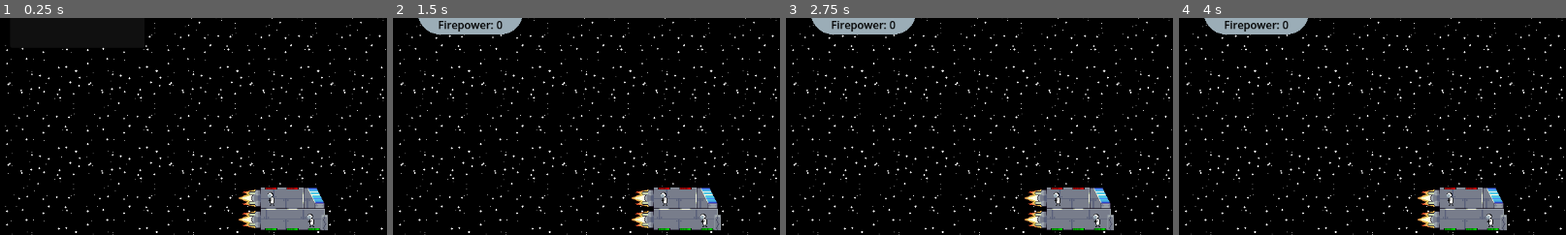
Above: before the commit, frames 1-4 (left to right).
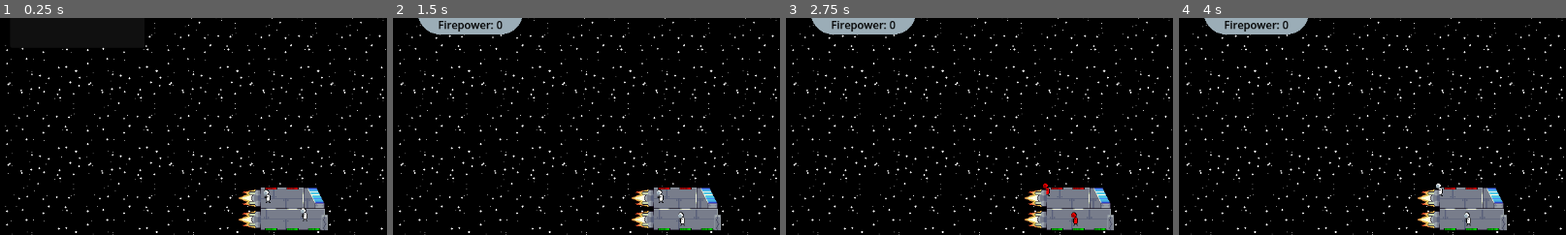
Above: after the commit, the same moments.

Repository: TreadTheDawnGames/GodotWildJam81
Game: Godot game, scene res://game.tscn
Same seed, same stepped clock (60 frames per second), same inputs: the game is played once before the commit and once after it. The engine's default icon, where the game draws it, is replaced by a stand-in: a white triangle on a blue panel in a dark square.
Inputs (mouse positions are % of the whole screen's width and height, from its top left):
- Up to frame 1 (0.25 s): no input
- Up to frame 2 (1.5 s): tap Enter at 0.5 s; drag from (38, 56) to (85, 34) at 0.52 s; tap Space at 1.25 s; drag from (41, 51) to (85, 34) at 1.27 s
- Up to frame 3 (2.75 s): tap Enter at 2 s; move the mouse to (38, 51) at 2.02 s; press the mouse at (38, 51) at 2.03 s; hold D (shipRIGHT) from 2.03 s (still down)
- Up to frame 4 (4 s): release D (shipRIGHT) at 2.75 s; release the mouse at (38, 51) at 2.75 s; tap Space at 2.75 s; drag from (35, 51) to (88, 34) at 2.77 s; tap Enter at 3.5 s; drag from (35, 56) to (86, 57) at 3.52 s
The pictures show only the part of the screen within x 0-50%, y 9-59%; the shares and areas given below are measured in that part.

The runs differ from the first frame. In frame 1, 0.3% of the frame differs, in the area x 68-82%, y 79-97%; in frame 2, 0.3%; in frame 3, 0.3%, in the area x 66-82%, y 75-97%; in frame 4, 0.3%.

Commit message:
crewmates can move

Diff:
--- a/Scenes/Objects/CrewmateStates/idle.gd
+++ b/Scenes/Objects/CrewmateStates/idle.gd
@@ -2,9 +2,11 @@
 
 
 func _state_process(_delta: float) -> Dictionary:
-	if crewmate.navpoints:
-		return {
-			"new_state": "Walk",
-			"path": crewmate.create_path(crewmate.get_next_target())
-		}
-	return {}
+	var path = crewmate.create_path(crewmate.get_next_target())
+	if path.is_empty():
+		return {}
+
+	return {
+		"new_state": "Walk",
+		"path": crewmate.create_path(crewmate.get_next_target())
+	}
--- a/Scenes/Objects/crewmate.gd
+++ b/Scenes/Objects/crewmate.gd
@@ -42,13 +42,16 @@
 
 
 func get_next_target() -> Vector2:
-	var c: Node2D = navpoints.get_child(randi_range(0, navpoints.get_child_count()-1))
-	return c.position
+	var s = navigation_tilemap.positionIndexedChildren.size()
+	if s > 0:
+		var v = navigation_tilemap.positionIndexedChildren.keys()[randi_range(0, s-1)]
+		return navigation_tilemap.map_to_local(v)
+	return position
 
 
 func create_path(target: Vector2) -> Array[Vector2]:
-	var from: Vector2i = navigation_tilemap.local_to_map(navigation_tilemap.to_local(position))
-	var to: Vector2i = navigation_tilemap.local_to_map(navigation_tilemap.to_local(target))
+	var from: Vector2i = navigation_tilemap.local_to_map(position)
+	var to: Vector2i = navigation_tilemap.local_to_map(target)
 	var arr: Array[Vector2i] = _pathfinding(from, to)
 	var path: Array[Vector2]
 	for i: Vector2i in arr:
@@ -60,23 +63,23 @@
 ### Depth-First Search ahh pathfinding
 #
 func _pathfinding(from: Vector2i, to: Vector2i) -> Array[Vector2i]:
-	if (navigation_tilemap.get_cell_source_id(from) < 0):
-		return []
+	if !navigation_tilemap.positionIndexedChildren.has(from):
+		return[]
 
 	# Prepare the stack
 	var path: Array[Vector2i]
 	var stack: Array[Vector2i]
-	var con_cell: ConnectionCell
+	var con_cell: ConnectionCell = null
 	stack.push_back(from)
 
 	# A function that determines whether a given cell is accessible
-	var filter_connected_rooms = func(i: Vector2i) -> bool:
+	var filter_connected_rooms = func(c: Cell, i: Vector2i) -> bool:
 		var neighbor: ConnectionCell = navigation_tilemap.positionIndexedChildren[i]
 		if neighbor is ConnectionCell:
-			return con_cell.CanConnectTo(ConnectionCell.Direction.North, neighbor) || \
-			con_cell.CanConnectTo(ConnectionCell.Direction.South, neighbor) || \
-			con_cell.CanConnectTo(ConnectionCell.Direction.East, neighbor) || \
-			con_cell.CanConnectTo(ConnectionCell.Direction.West, neighbor)
+			return c.CanConnectTo(ConnectionCell.Direction.North, neighbor) || \
+			c.CanConnectTo(ConnectionCell.Direction.South, neighbor) || \
+			c.CanConnectTo(ConnectionCell.Direction.East, neighbor) || \
+			c.CanConnectTo(ConnectionCell.Direction.West, neighbor)
 		return true
 
 	var prioritize_branches = func(a: Vector2i, b: Vector2i) -> bool:
@@ -85,19 +88,19 @@
 	# Recursively find a path
 	while !stack.is_empty():
 		var v: Vector2i = stack.pop_back()
-		con_cell = navigation_tilemap.positionIndexedChildren[v]
-		path.push_back(v)	# Gets added to the line
-		if v == to:
-			path.pop_front()
-			return path;
+		if navigation_tilemap.positionIndexedChildren.has(v):
+			con_cell = navigation_tilemap.positionIndexedChildren[v]
+			path.push_back(v)	# Gets added to the line
+			if v == to:
+				path.pop_front()
+				return path;
 
-		# Push any of the unvisited cells into the node
-		var surround: Array[Vector2i] = navigation_tilemap.get_surrounding_cells(v)
-		var accessible: Array[Vector2i] = surround.filter(func(i): return navigation_tilemap.get_cell_source_id(i) >= 0 && !path.has(i))
-		var filtered: Array[Vector2i] = accessible.filter(filter_connected_rooms)
-		filtered.sort_custom(prioritize_branches)
-		if !filtered.is_empty():
-			filtered.all(func(i): stack.push_back(i); return true)
+			# Push any of the unvisited cells into the node
+			var surround: Array[Vector2i] = con_cell.GetNeighborCells()
+			var filtered: Array[Vector2i] = surround.filter(func(i): return filter_connected_rooms.call(con_cell, i))
+			filtered.sort_custom(prioritize_branches)
+			if !filtered.is_empty():
+				filtered.all(func(i): stack.push_back(i); return true)
 
 	return []
 
--- a/Scenes/ShipTilemapScenes/Player_Ship.tscn
+++ b/Scenes/ShipTilemapScenes/Player_Ship.tscn
@@ -18,7 +18,7 @@
 texture = ExtResource("2_gyrqe")
 
 [node name="Crewmate" parent="." index="1" instance=ExtResource("4_40bts")]
-position = Vector2(16, 14)
+position = Vector2(10, 10)
 
 [node name="Crewmate2" parent="." index="2" instance=ExtResource("4_40bts")]
-position = Vector2(81, 50)
+position = Vector2(71, 41)
--- a/Scenes/crewmate_test.tscn
+++ b/Scenes/crewmate_test.tscn
@@ -57,64 +57,54 @@
 [node name="Camera2D" type="Camera2D" parent="."]
 position = Vector2(181, -55)
 
-[node name="Crewmate" parent="." node_paths=PackedStringArray("navigation_tilemap", "navpoints") instance=ExtResource("2_udih6")]
+[node name="Crewmate" parent="." node_paths=PackedStringArray("navpoints") instance=ExtResource("2_udih6")]
 z_index = 2
 position = Vector2(-15, -15)
-navigation_tilemap = NodePath("")
 navpoints = NodePath("../Navpoints")
 
-[node name="Crewmate2" parent="." node_paths=PackedStringArray("navigation_tilemap", "navpoints") instance=ExtResource("2_udih6")]
+[node name="Crewmate2" parent="." node_paths=PackedStringArray("navpoints") instance=ExtResource("2_udih6")]
 z_index = 2
 position = Vector2(-15, -15)
-navigation_tilemap = NodePath("")
 navpoints = NodePath("../Navpoints")
 
-[node name="Crewmate3" parent="." node_paths=PackedStringArray("navigation_tilemap", "navpoints") instance=ExtResource("2_udih6")]
+[node name="Crewmate3" parent="." node_paths=PackedStringArray("navpoints") instance=ExtResource("2_udih6")]
 z_index = 2
 position = Vector2(-15, -15)
-navigation_tilemap = NodePath("")
 navpoints = NodePath("../Navpoints")
 
-[node name="Crewmate4" parent="." node_paths=PackedStringArray("navigation_tilemap", "navpoints") instance=ExtResource("2_udih6")]
+[node name="Crewmate4" parent="." node_paths=PackedStringArray("navpoints") instance=ExtResource("2_udih6")]
 z_index = 2
 position = Vector2(-15, -15)
-navigation_tilemap = NodePath("")
 navpoints = NodePath("../Navpoints")
 
-[node name="Crewmate5" parent="." node_paths=PackedStringArray("navigation_tilemap", "navpoints") instance=ExtResource("2_udih6")]
+[node name="Crewmate5" parent="." node_paths=PackedStringArray("navpoints") instance=ExtResource("2_udih6")]
 z_index = 2
 position = Vector2(-15, -15)
-navigation_tilemap = NodePath("")
 navpoints = NodePath("../Navpoints")
 
-[node name="Crewmate6" parent="." node_paths=PackedStringArray("navigation_tilemap", "navpoints") instance=ExtResource("2_udih6")]
+[node name="Crewmate6" parent="." node_paths=PackedStringArray("navpoints") instance=ExtResource("2_udih6")]
 z_index = 2
 position = Vector2(-15, -15)
-navigation_tilemap = NodePath("")
 navpoints = NodePath("../Navpoints")
 
-[node name="Crewmate7" parent="." node_paths=PackedStringArray("navigation_tilemap", "navpoints") instance=ExtResource("2_udih6")]
+[node name="Crewmate7" parent="." node_paths=PackedStringArray("navpoints") instance=ExtResource("2_udih6")]
 z_index = 2
 position = Vector2(-15, -15)
-navigation_tilemap = NodePath("")
 navpoints = NodePath("../Navpoints")
 
-[node name="Crewmate8" parent="." node_paths=PackedStringArray("navigation_tilemap", "navpoints") instance=ExtResource("2_udih6")]
+[node name="Crewmate8" parent="." node_paths=PackedStringArray("navpoints") instance=ExtResource("2_udih6")]
 z_index = 2
 position = Vector2(-15, -15)
-navigation_tilemap = NodePath("")
 navpoints = NodePath("../Navpoints")
 
-[node name="Crewmate9" parent="." node_paths=PackedStringArray("navigation_tilemap", "navpoints") instance=ExtResource("2_udih6")]
+[node name="Crewmate9" parent="." node_paths=PackedStringArray("navpoints") instance=ExtResource("2_udih6")]
 z_index = 2
 position = Vector2(-15, -15)
-navigation_tilemap = NodePath("")
 navpoints = NodePath("../Navpoints")
 
-[node name="Crewmate10" parent="." node_paths=PackedStringArray("navigation_tilemap", "navpoints") instance=ExtResource("2_udih6")]
+[node name="Crewmate10" parent="." node_paths=PackedStringArray("navpoints") instance=ExtResource("2_udih6")]
 z_index = 2
 position = Vector2(-15, -15)
-navigation_tilemap = NodePath("")
 navpoints = NodePath("../Navpoints")
 
 [node name="Navpoints" type="Node2D" parent="."]
--- a/Scripts/ShipContruction/cells/cell.gd
+++ b/Scripts/ShipContruction/cells/cell.gd
@@ -1,6 +1,6 @@
 extends Node2D
 class_name Cell
-var myCoords : Vector2i
+var myCoords : Vector2i  = Vector2i.ZERO
 var Map : ShipRoom
 var loadOrder : int = 0
 
--- a/Scripts/ShipContruction/cells/connection_cell.gd
+++ b/Scripts/ShipContruction/cells/connection_cell.gd
@@ -287,3 +287,16 @@
 
 func GetNeighborInDirection(dir : Direction) -> Cell:
 	return Map.GetChildByCoords(myCoords + Vector2iFromDirection(dir))
+
+
+func GetNeighborCells() -> Array[Vector2i]:
+	var arr: Array[Vector2i]
+	var n: Cell = GetNeighborInDirection(Direction.North)
+	var e: Cell = GetNeighborInDirection(Direction.East)
+	var s: Cell = GetNeighborInDirection(Direction.South)
+	var w: Cell = GetNeighborInDirection(Direction.West)
+	if n: arr.append(n.myCoords)
+	if e: arr.append(e.myCoords)
+	if s: arr.append(s.myCoords)
+	if w: arr.append(w.myCoords)
+	return arr
--- a/Scripts/ShipContruction/ship_room.gd
+++ b/Scripts/ShipContruction/ship_room.gd
@@ -34,7 +34,7 @@
 	var cells = get_children().filter(func(a): return a is Cell)
 	for child : Cell in cells:
 		var childCoord: Vector2i = local_to_map(child.position)
-		positionIndexedChildren.set(childCoord, child)
+		positionIndexedChildren[childCoord] = child
 	for cell : Cell in positionIndexedChildren.values():
 		cell.AssignLoadOrder()
 	var sortedChildren = positionIndexedChildren.values()
Not shown: 1 places in Scenes/ShipBuilder/shipyard.tscn that only renumber resources
